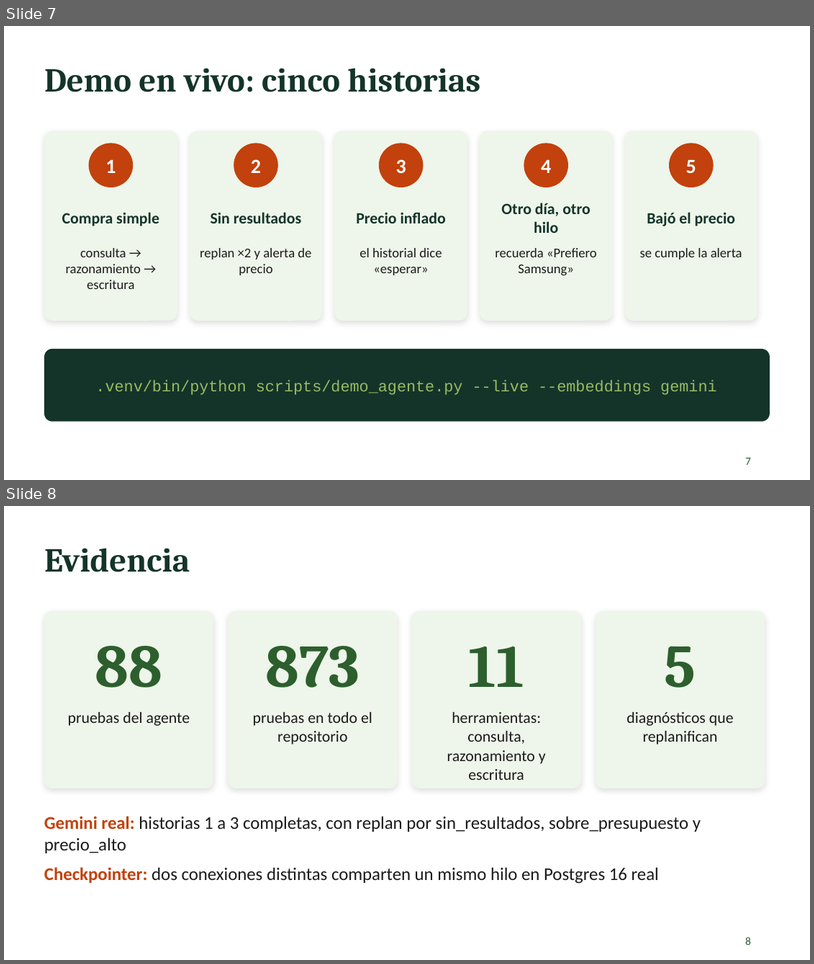
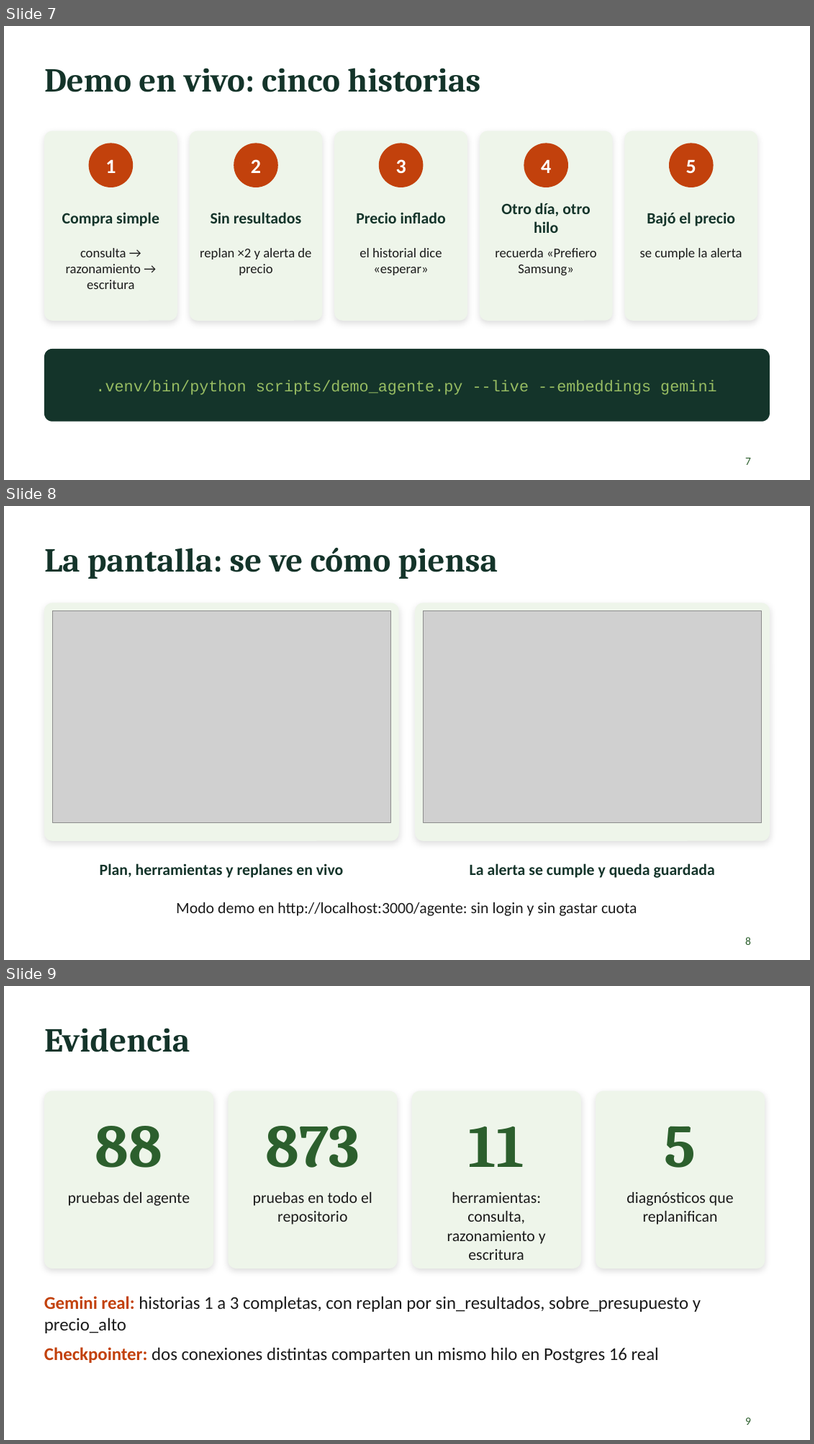
Before and after one commit to niKo-ing/PROYECTOENGINEER-AI, a slide deck: docs/agente/Presentacion_EP2_Agente_TodoBarato.pptx. Shown one above the other, each under a label of ours: slides 7 and 8 before the commit, slides 7, 8 and 9 after it. The pictures are 814x964 and 814x1444 pixels, drawn with LibreOffice and Linux fonts; fonts in the diff are those of the drawing; grey boxes stand for pictures. Boxes give left, top, right and bottom in pixels: in the first picture for what was removed or moved away, otherwise in the second. Text is boxed around its words. In the diff, an @@ line names an element or a change of style, - is before the commit and + after.

```diff
--- a/docs/agente/Presentacion_EP2_Agente_TodoBarato.pptx
+++ b/docs/agente/Presentacion_EP2_Agente_TodoBarato.pptx
@@ slide 8 added at [4, 506, 810, 960], background #FFFFFF @@
@@ title added at [44, 548, 498, 579], 30 pt, text #14342A, bold @@
+La pantalla: se ve cómo piensa
@@ rounded rectangle added at [44, 602, 399, 841], fill #EEF5EA @@
@@ picture added at [52, 611, 391, 822] @@
@@ rounded rectangle added at [415, 602, 770, 841], fill #EEF5EA @@
@@ picture added at [423, 611, 762, 822] @@
@@ text added at [100, 863, 344, 878], 14 pt, text #14342A, bold @@
+Plan, herramientas y replanes en vivo
@@ text added at [470, 863, 715, 878], 14 pt, text #14342A, bold @@
+La alerta se cumple y queda guardada
@@ text added at [176, 902, 638, 916], 14 pt, text #1B1B1B @@
+Modo demo en http://localhost:3000/agente: sin login y sin gastar cuota
@@ page number added at [746, 937, 751, 944], 10 pt, text #2C5F2D @@
+8
@@ what was slide 8 is now slide 9 @@
@@ page number at [746, 1417, 751, 1424]: text changed @@
-8
+9
```
Also in this commit, not shown: 5 other files.
